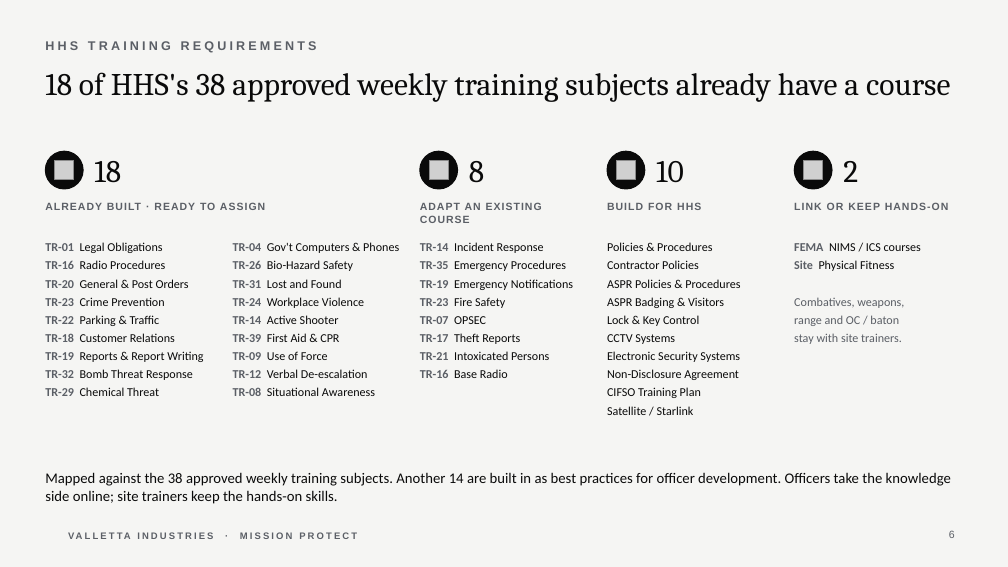
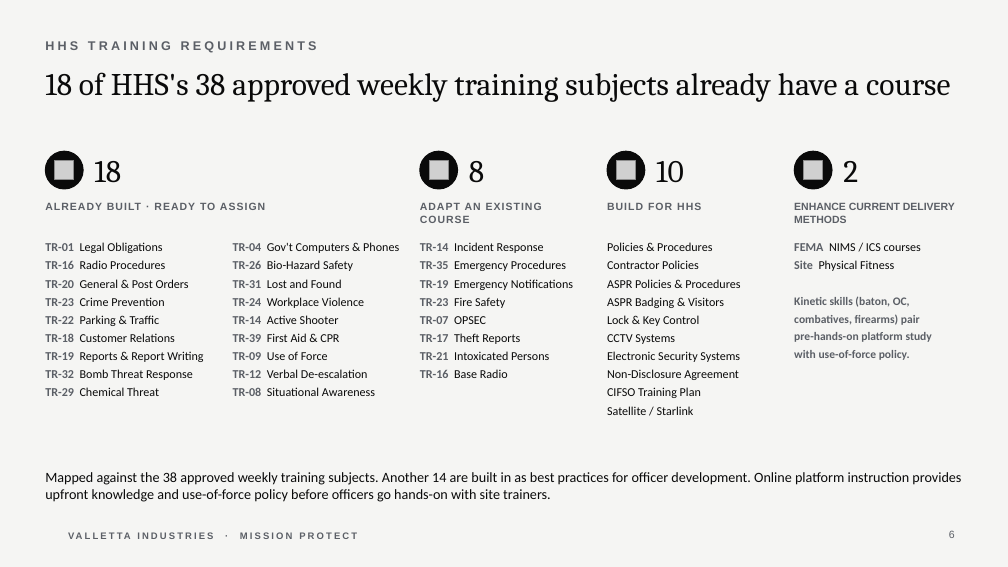
Before and after one commit to ideltoro05/valletta-design-system, a slide deck: slide 6 of decks/Valletta_HHS_Mission_Protect_Training.pptx. Drawn at 1008x567 pixels with LibreOffice and Linux fonts; fonts in the diff are those of the drawing; grey boxes stand for pictures; background and template pictures are left out. Boxes give left, top, right and bottom in pixels: in the first picture for what was removed or moved away, otherwise in the second. Text is boxed around its words. In the diff, an @@ line names an element or a change of style, - is before the commit and + after.

```diff
--- a/decks/Valletta_HHS_Mission_Protect_Training.pptx
+++ b/decks/Valletta_HHS_Mission_Protect_Training.pptx
@@ text at bbox=[794, 203, 955, 223]: text changed @@
-LINK OR KEEP HANDS-ON
+ENHANCE CURRENT DELIVERY METHODS
@@ text at bbox=[794, 296, 932, 360]: text changed; size 11.5 to 11 pt; bold on @@
-Combatives, weapons,
-range and OC / baton
-stay with site trainers.
+Kinetic skills (baton, OC,
+combatives, firearms) pair
+pre-hands-on platform study
+with use-of-force policy.
@@ text at bbox=[45, 472, 961, 502]: text changed; size 14 to 13.5 pt @@
-Mapped against the 38 approved weekly training subjects. Another 14 are built in as best practices for officer development. Officers take the knowledge side online; site trainers keep the hands-on skills.
+Mapped against the 38 approved weekly training subjects. Another 14 are built in as best practices for officer development. Online platform instruction provides upfront knowledge and use-of-force policy before officers go hands-on with site trainers.
```
Also in this commit, not shown: 1 other slide changed.
